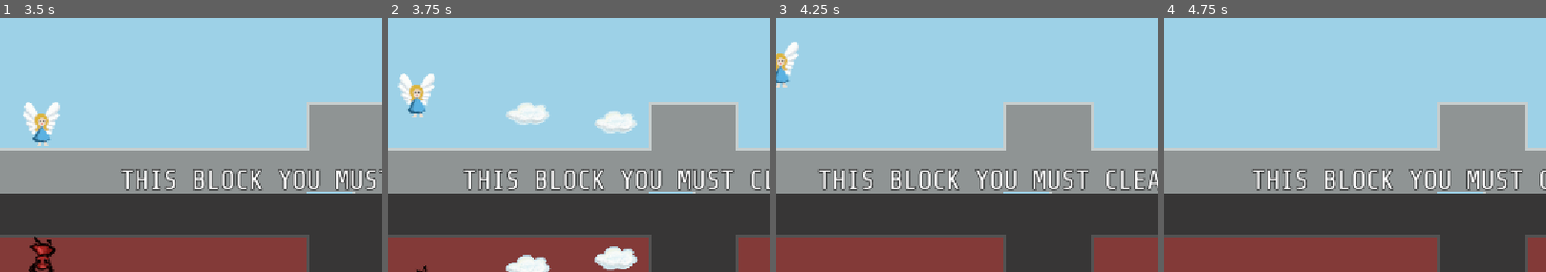
Above: before the commit, frames 1-4 (left to right).
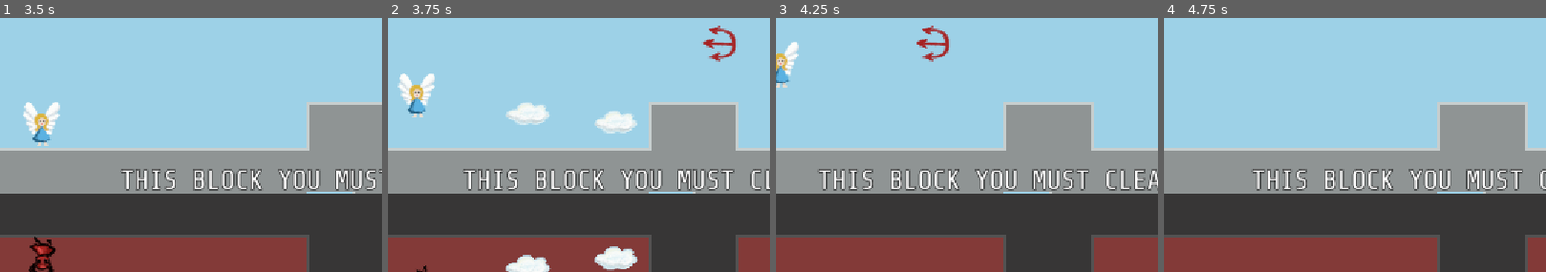
Above: after the commit, the same moments.

Repository: ang-vil/angvil
Game: Godot game, scene res://scenes/menu.tscn
The game is run twice, just before and just after one commit, with the same random seed, the same clock (stepped at 60 frames per second) and the same inputs.
Inputs:
- Up to frame 1 (3.5 s): click "run game" at 0.5 s; tap Space (shoot) at 1.25, 1.35, 2, 2.1, 2.75, 2.85 s; hold Right (key_right) 1.28-2.03 s; tap Enter (ui_accept) at 1.52, 2.27 s; hold Down (key_down) 2.03-2.78 s; hold Right (key_right) from 2.78 s (still down)
- Up to frame 2 (3.75 s): tap Space (shoot) at 3.5, 3.6 s; release Right (key_right) at 3.53 s; hold Up (key_up) from 3.53 s (still down)
- Up to frame 3 (4.25 s): keep holding Up (key_up); tap Enter (ui_accept) at 3.77 s
- Up to frame 4 (4.75 s): tap Space (shoot) at 4.25, 4.35 s; release Up (key_up) at 4.28 s; hold Left (key_left) from 4.28 s (still down); tap Enter (ui_accept) at 4.52 s
The pictures show only the part of the screen within x 50-100%, y 16-66%; the shares and areas given below are measured in that part.

Frame 1 is identical in both runs. In frame 2, 0.5% of the frame differs, in the area x 82-91%, y 3-18%; in frame 3, 0.5%; in frame 4, nothing differs.

Commit message:
Add randomly spawned enemies
Closes #28

Diff:
--- a/scenes/bullet.tscn
+++ b/scenes/bullet.tscn
@@ -16,4 +16,5 @@
 position = Vector2( 0, -1.5 )
 shape = SubResource( 1 )
 
+[connection signal="area_entered" from="." to="." method="_on_bullet_area_entered"]
 [connection signal="body_entered" from="." to="." method="_on_bullet_body_entered"]
--- /dev/null
+++ b/scenes/enemy_dove.tscn
@@ -0,0 +1,23 @@
+[gd_scene load_steps=4 format=2]
+
+[ext_resource path="res://assets/tile_map.png" type="Texture" id=1]
+[ext_resource path="res://scripts/enemy_dove.gd" type="Script" id=2]
+
+[sub_resource type="RectangleShape2D" id=1]
+extents = Vector2( 24, 25 )
+
+[node name="enemy_dove" type="Area2D"]
+script = ExtResource( 2 )
+
+[node name="Sprite" type="Sprite" parent="."]
+scale = Vector2( 2, 2 )
+texture = ExtResource( 1 )
+region_enabled = true
+region_rect = Rect2( 320, 64, 32, 32 )
+
+[node name="CollisionShape2D" type="CollisionShape2D" parent="."]
+position = Vector2( 0, 1 )
+shape = SubResource( 1 )
+
+[connection signal="area_entered" from="." to="." method="_on_enemy_dove_area_entered"]
+[connection signal="body_entered" from="." to="." method="_on_enemy_dove_body_entered"]
--- /dev/null
+++ b/scenes/enemy_trident.tscn
@@ -0,0 +1,23 @@
+[gd_scene load_steps=4 format=2]
+
+[ext_resource path="res://assets/tile_map.png" type="Texture" id=1]
+[ext_resource path="res://scripts/enemy_trident.gd" type="Script" id=2]
+
+[sub_resource type="RectangleShape2D" id=1]
+extents = Vector2( 23, 25 )
+
+[node name="enemy_angel" type="Area2D"]
+script = ExtResource( 2 )
+
+[node name="Sprite" type="Sprite" parent="."]
+scale = Vector2( 2, 2 )
+texture = ExtResource( 1 )
+region_enabled = true
+region_rect = Rect2( 0, 64, 32, 32 )
+
+[node name="CollisionShape2D" type="CollisionShape2D" parent="."]
+position = Vector2( -1, 3 )
+shape = SubResource( 1 )
+
+[connection signal="area_entered" from="." to="." method="_on_enemy_angel_area_entered"]
+[connection signal="body_entered" from="." to="." method="_on_enemy_angel_body_entered"]
--- a/scenes/levels/base.tscn
+++ b/scenes/levels/base.tscn
@@ -972,6 +972,12 @@
 "_edit_use_anchors_": false
 }
 
+[node name="trident_spawn" type="Position2D" parent="camera"]
+position = Vector2( 1000, -180 )
+
+[node name="dove_spawn" type="Position2D" parent="camera"]
+position = Vector2( 1000, 180 )
+
 [node name="TileMap" type="TileMap" parent="."]
 scale = Vector2( 2, 2 )
 tile_set = SubResource( 2 )
--- a/scripts/bullet.gd
+++ b/scripts/bullet.gd
@@ -12,3 +12,8 @@
 func _on_bullet_body_entered(body):
 	if body.name != "angel" and body.name != "devil":
 		queue_free()
+
+
+func _on_bullet_area_entered(area):
+	if area.name == "enemy_dove" or area.name == "enemy_trident":
+		queue_free()
--- a/scripts/constants.gd
+++ b/scripts/constants.gd
@@ -2,3 +2,4 @@
 const WALK_SPEED = 300
 const JUMP_SPEED = 200.0
 const BULLET_SPEED = 750
+const ENEMY_SPEED = 400
--- /dev/null
+++ b/scripts/enemy_dove.gd
@@ -0,0 +1,16 @@
+extends Area2D
+
+var vars = preload("res://scripts/constants.gd")
+
+func _physics_process(delta):
+		position -= transform.x * vars.ENEMY_SPEED * delta
+
+func _on_enemy_dove_body_entered(body):
+	if body.name == "devil":
+		get_parent().get_node("Level").get_node("hud").removeDevilHeart()
+	queue_free()
+
+
+func _on_enemy_dove_area_entered(area):
+	if "bullet" in area.name:
+		queue_free()
--- /dev/null
+++ b/scripts/enemy_trident.gd
@@ -0,0 +1,16 @@
+extends Area2D
+
+var vars = preload("res://scripts/constants.gd")
+
+func _physics_process(delta):
+		position -= transform.x * vars.ENEMY_SPEED * delta
+
+func _on_enemy_angel_body_entered(body):
+	if body.name == "angel":
+		get_parent().get_node("Level").get_node("hud").removeAngelHeart()
+	queue_free()
+
+
+func _on_enemy_angel_area_entered(area):
+	if "bullet" in area.name:
+		queue_free()
--- a/scripts/levels/base.gd
+++ b/scripts/levels/base.gd
@@ -2,6 +2,9 @@
 
 var isGameOver = false
 var nextScene
+
+var enemy_dove = preload("res://scenes/enemy_dove.tscn")
+var enemy_trident = preload("res://scenes/enemy_trident.tscn")
 
 # Called when the node enters the scene tree for the first time.
 func _ready():
@@ -9,6 +12,22 @@
 	$music.volume_db = 20 * log(Settings.game_music_value_g/100)
 
 	Input.set_mouse_mode(Input.MOUSE_MODE_HIDDEN)
+
+	# randomly spawn enemies
+	randomize()
+	var random_time
+	var random_enemy
+	var random_height
+	var viewport_height = get_viewport().get_visible_rect().size.y
+	while(true):
+		random_time = rand_range(2,5)
+		random_enemy = rand_range(0,2)
+		random_height = rand_range(0, viewport_height / 2)
+		yield(get_tree().create_timer(random_time),"timeout")
+		if random_enemy < 1:
+			spawn_enemy('dove', random_height)
+		else:
+			spawn_enemy('trident', random_height * -1)
 
 
 func _input(_event):
@@ -32,3 +51,15 @@
 
 	yield(get_tree().create_timer(3.0), "timeout")
 	var _active_scene = get_tree().change_scene("res://scenes/" + nextScene + ".tscn")
+
+
+func spawn_enemy(enemy_name, height):
+	var enemy
+	if enemy_name == 'dove':
+		enemy = enemy_dove.instance()
+		enemy.transform = $camera/dove_spawn.global_transform
+	else:
+		enemy = enemy_trident.instance()
+		enemy.transform = $camera/trident_spawn.global_transform
+	enemy.transform.origin.y = height
+	owner.add_child(enemy)
